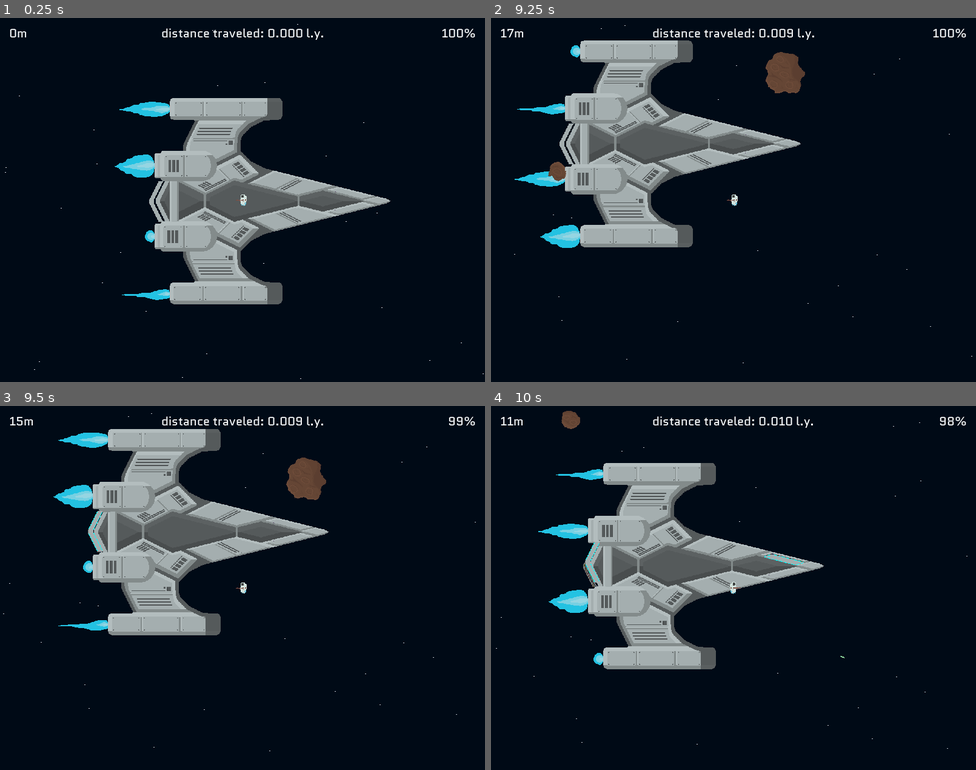
Above: before the commit, frames 1-4 (two rows, left to right).
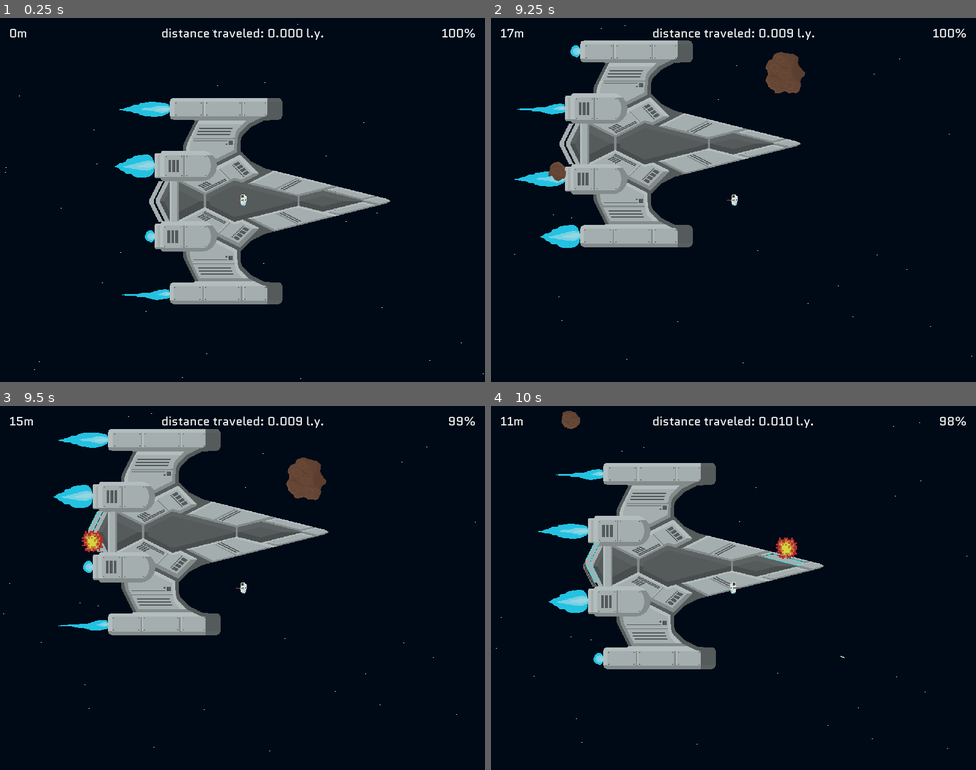
Above: after the commit, the same moments.

Repository: AlexTheRegent/endless-jam-2022
Game: Godot game, scene res://scenes/game.tscn
The game is run twice, just before and just after one commit, with the same random seed, the same clock (stepped at 60 frames per second) and the same inputs.
Inputs (mouse positions are in pixels of both pictures, inside the frame that each line leads up to):
- Up to frame 1 (0.25 s): no input
- Up to frame 2 (9.25 s): tap Enter at 0.5 s; move the mouse to (840, 181) at 0.52 s; hold D (move_right) 0.53-1.28 s; click (840, 181) at 0.6 s; move the mouse to (636, 218) at 1.27 s; hold S (move_down) 1.28-2.03 s; tap E (use) every 1.5 s from 1.35 to 8.85 s; move the mouse to (782, 119) at 2.02 s; hold D (move_right) 2.03-2.78 s; click (782, 119) at 2.1 s; move the mouse to (709, 272) at 2.77 s; hold W (move_up) 2.78-3.53 s; move the mouse to (879, 254) at 3.52 s; hold A (move_left) 3.53-5.03 s; click (879, 254) at 3.6 s; move the mouse to (588, 145) at 4.27 s; move the mouse to (757, 200) at 5.02 s; hold S (move_down) 5.03-5.78 s; click (757, 200) at 5.1 s; move the mouse to (660, 109) at 5.77 s; hold D (move_right) 5.78-6.53 s; move the mouse to (840, 181) at 6.52 s; hold W (move_up) 6.53-7.28 s; click (840, 181) at 6.6 s; move the mouse to (636, 218) at 7.27 s; hold D (move_right) 7.28-8.03 s; move the mouse to (782, 119) at 8.02 s; hold S (move_down) 8.03-8.78 s; click (782, 119) at 8.1 s; move the mouse to (709, 272) at 8.77 s; hold A (move_left) from 8.78 s (still down)
- Up to frame 3 (9.5 s): keep holding A (move_left)
- Up to frame 4 (10 s): move the mouse to (879, 642) at 9.52 s; release A (move_left) at 9.53 s; hold W (move_up) from 9.53 s (still down); click (879, 642) at 9.6 s

Frames 1-2 are identical in both runs. In frame 3, 0.2% of the frame differs, in the area x 16-22%, y 34-41%; in frame 4, 0.2%.

Commit message:
Added explosions

Diff:
--- a/prefabs/asteroid_big.gd
+++ b/prefabs/asteroid_big.gd
@@ -5,9 +5,9 @@
 const SMALL_ASTEROID_ANGLE_SPREAD := 15.0
 
 
-func hit(_bullet: Node2D) -> void:
+func hit(bullet: Node2D) -> void:
 	if randf() < 1.25:
 		get_node("/root/game").spawn_asteroid(global_position - Vector2(randf() * SMALL_ASTEROID_DISTANCE_SPREAD, randf() * SMALL_ASTEROID_DISTANCE_SPREAD), direction, "small")
 		get_node("/root/game").spawn_asteroid(global_position + Vector2(randf() * SMALL_ASTEROID_DISTANCE_SPREAD, randf() * SMALL_ASTEROID_DISTANCE_SPREAD), direction, "small")
 
-	queue_free()
+	.hit(bullet)
--- a/prefabs/asteroid_small.gd
+++ b/prefabs/asteroid_small.gd
@@ -3,6 +3,7 @@
 
 
 const LIFETIME_DISTANCE_SQUARED := pow(2000.0, 2)
+const EXPLOSION := preload("res://prefabs/explosion.tscn")
 
 
 var direction := Vector2.ZERO
@@ -24,4 +25,9 @@
 
 
 func hit(_bullet: Node2D) -> void:
+	var explosion := EXPLOSION.instance()
+	explosion.position = global_position
+	get_node("/root/game").add_child(explosion)
+	explosion.play("default")
+
 	queue_free()
--- /dev/null
+++ b/prefabs/explosion.gd
@@ -0,0 +1,11 @@
+extends AnimatedSprite
+
+
+func _ready() -> void:
+	if connect("animation_finished", self, "_on_animation_finished") != OK:
+		push_error('failed to connect "animation_finished" signal')
+		return
+
+
+func _on_animation_finished() -> void:
+	queue_free()
--- a/prefabs/explosion.tscn
+++ b/prefabs/explosion.tscn
@@ -1,3 +1,41 @@
-[gd_scene format=2]
+[gd_scene load_steps=10 format=2]
+
+[ext_resource path="res://assets/sprites/explosion.png" type="Texture" id=1]
+[ext_resource path="res://prefabs/explosion.gd" type="Script" id=2]
+
+[sub_resource type="AtlasTexture" id=1]
+atlas = ExtResource( 1 )
+region = Rect2( 0, 0, 16, 16 )
+
+[sub_resource type="AtlasTexture" id=2]
+atlas = ExtResource( 1 )
+region = Rect2( 16, 0, 16, 16 )
+
+[sub_resource type="AtlasTexture" id=3]
+atlas = ExtResource( 1 )
+region = Rect2( 32, 0, 16, 16 )
+
+[sub_resource type="AtlasTexture" id=4]
+atlas = ExtResource( 1 )
+region = Rect2( 48, 0, 16, 16 )
+
+[sub_resource type="AtlasTexture" id=5]
+atlas = ExtResource( 1 )
+region = Rect2( 64, 0, 16, 16 )
+
+[sub_resource type="AtlasTexture" id=6]
+atlas = ExtResource( 1 )
+region = Rect2( 80, 0, 16, 16 )
+
+[sub_resource type="SpriteFrames" id=7]
+animations = [ {
+"frames": [ SubResource( 1 ), SubResource( 2 ), SubResource( 3 ), SubResource( 4 ), SubResource( 5 ), SubResource( 6 ) ],
+"loop": false,
+"name": "default",
+"speed": 16.0
+} ]
 
 [node name="explosion" type="AnimatedSprite"]
+scale = Vector2( 4, 4 )
+frames = SubResource( 7 )
+script = ExtResource( 2 )
--- a/prefabs/ship_parts.gd
+++ b/prefabs/ship_parts.gd
@@ -7,6 +7,7 @@
 
 const OUTLINE_SHADER := preload("res://assets/shaders/outline_shader.tres")
 const OUTLINE_COLOR := Color(0, 1, 1)
+const EXPLOSION := preload("res://prefabs/explosion.tscn")
 
 
 var _tail: Area2D
@@ -81,4 +82,9 @@
 	emit_signal("damaged")
 	body.queue_free()
 
+	var explosion := EXPLOSION.instance()
+	explosion.position = (body.global_position + _tail.global_position) / 2.0
+	get_node("/root/game").add_child(explosion)
+	explosion.play("default")
+
 	call_deferred("detach", body.direction)
Binary file added: assets/sprites/explosion.png
Not shown, added: assets/sprites/explosion.png.import
